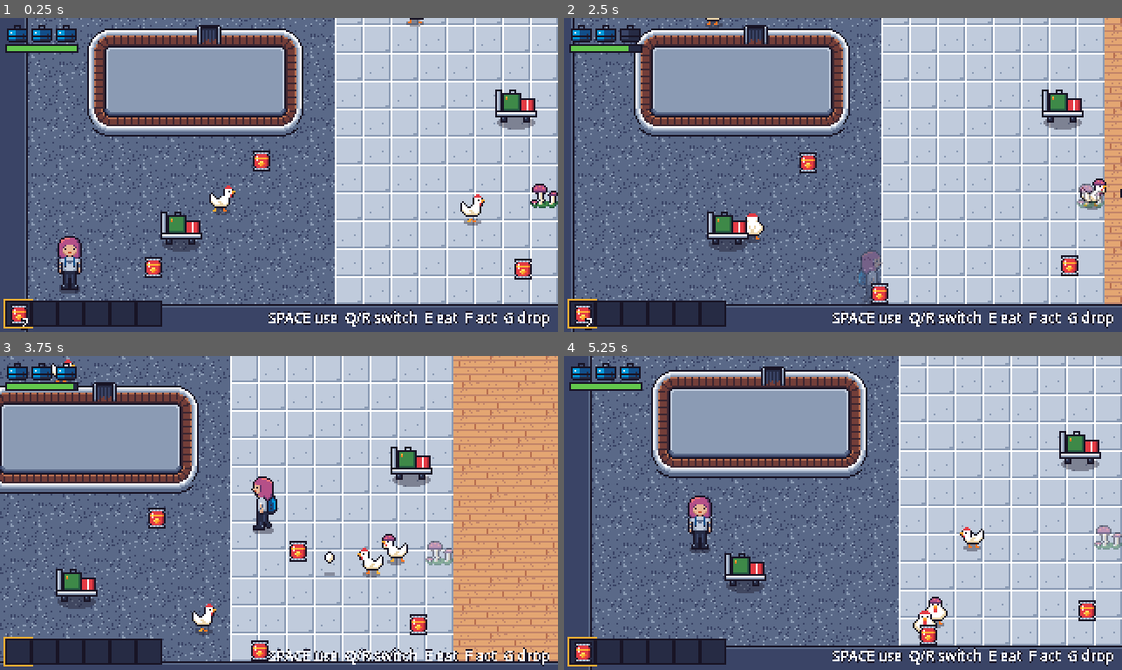
Above: before the commit, frames 1-4 (two rows, left to right).
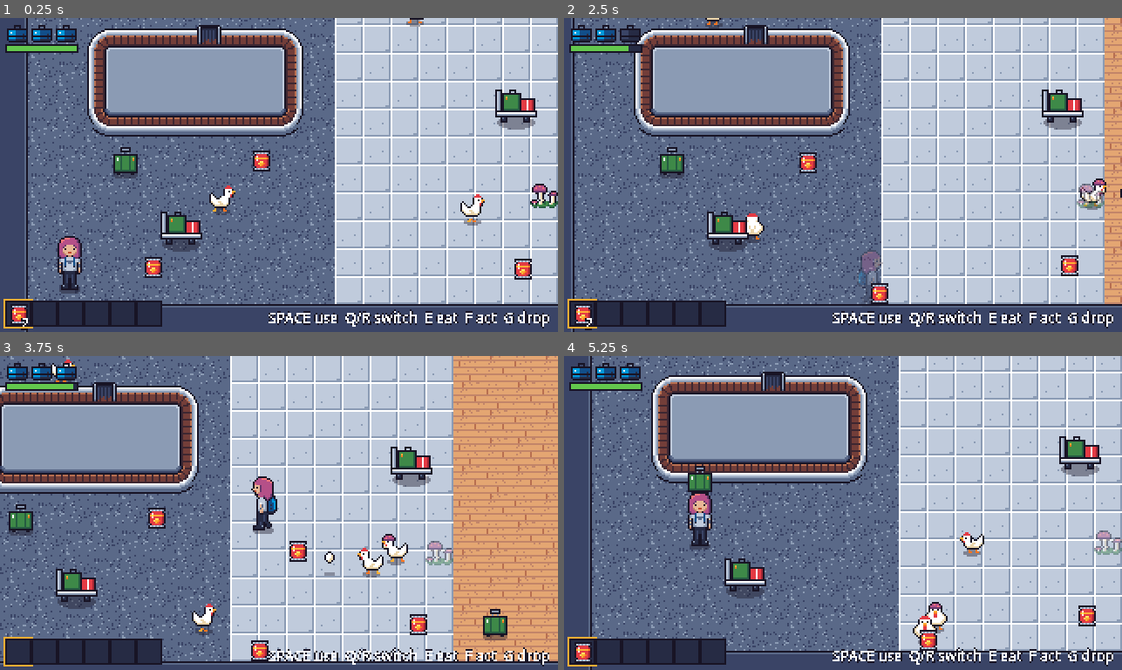
Above: after the commit, the same moments.

Repository: mvdmakesthings/PlanePoultryPanic
Game: Godot game, scene res://scenes/levels/prototype_room.tscn
Same seed, same stepped clock (60 frames per second), same inputs: the game is played once before the commit and once after it.
Inputs (mouse positions are in pixels of both pictures, inside the frame that each line leads up to):
- Up to frame 1 (0.25 s): no input
- Up to frame 2 (2.5 s): move the mouse to (965, 159) at 0.52 s; hold D (move_right) 0.53-1.28 s; hold E (eat_snack) 0.53-1.28 s; click (965, 159) at 0.67 s; tap F (interact) at 0.8, 1.35 s; move the mouse to (731, 190) at 1.27 s; hold S (move_down) 1.28-2.03 s; tap Shift (run) at 1.55 s; move the mouse to (898, 105) at 2.02 s; hold D (move_right) from 2.03 s (still down); hold Shift (run) from 2.03 s (still down); tap Space (use_item) at 2.3 s
- Up to frame 3 (3.75 s): move the mouse to (251, 575) at 2.77 s; release D (move_right) at 2.78 s; release Shift (run) at 2.78 s; hold W (move_up) 2.78-3.53 s; tap Space (use_item) at 2.85 s; click (251, 575) at 2.92 s; tap E (eat_snack) at 3.05 s; move the mouse to (446, 560) at 3.52 s; hold A (move_left) from 3.53 s (still down); hold G (drop_item) from 3.53 s (still down)
- Up to frame 4 (5.25 s): tap F (interact) at 3.8 s; move the mouse to (675, 465) at 4.27 s; release G (drop_item) at 4.28 s; tap E (eat_snack) at 4.35 s; tap Shift (run) at 4.55 s; move the mouse to (870, 513) at 5.02 s; release A (move_left) at 5.03 s; hold S (move_down) from 5.03 s (still down); hold F (interact) from 5.03 s (still down); click (870, 513) at 5.17 s

The runs differ from the first frame. In frame 1, 0.4% of the frame differs, in the area x 20-25%, y 41-52%; in frame 2, 0.4%; in frame 3, 0.7%; in frame 4, 27%, in the area x 5-100%, y 0-95%.

Commit message:
Let the player carry and throw rolling suitcases
F lifts a suitcase overhead and Space throws it about 5 tiles the way
the player faces; F sets it back down. A chicken hit by a fast-moving
suitcase is defeated and the suitcase bursts. A miss can be lifted
again. Carrying slows the player, blocks running, items, and hiding,
and a hit knocks the suitcase out of their hands. Two suitcases are
placed in the prototype room, with smoke tests for each rule.

Diff:
--- a/game/scenes/levels/prototype_room.tscn
+++ b/game/scenes/levels/prototype_room.tscn
@@ -10,6 +10,7 @@
 [ext_resource type="PackedScene" path="res://scenes/objects/gate_door.tscn" id="8_gate"]
 [ext_resource type="PackedScene" path="res://scenes/objects/extinguisher_cabinet.tscn" id="9_cabinet"]
 [ext_resource type="PackedScene" path="res://scenes/objects/hiding_spot.tscn" id="10_closet"]
+[ext_resource type="PackedScene" path="res://scenes/objects/suitcase.tscn" id="11_suitcase"]
 
 [node name="PrototypeRoom" type="Node2D"]
 script = ExtResource("1_room")
@@ -90,6 +91,12 @@
 [node name="Cart3" parent="Entities" instance=ExtResource("7_cart")]
 position = Vector2(400, 150)
 
+[node name="Suitcase1" parent="Entities" instance=ExtResource("11_suitcase")]
+position = Vector2(72, 230)
+
+[node name="Suitcase2" parent="Entities" instance=ExtResource("11_suitcase")]
+position = Vector2(344, 290)
+
 [node name="UI" type="CanvasLayer" parent="."]
 
 [node name="HUD" parent="UI" instance=ExtResource("5_hud")]
--- /dev/null
+++ b/game/scenes/objects/suitcase.tscn
@@ -0,0 +1,24 @@
+[gd_scene format=3]
+
+[ext_resource type="Script" path="res://scripts/objects/suitcase.gd" id="1_suitcase"]
+[ext_resource type="Texture2D" path="res://assets/sprites/suitcase.png" id="2_texture"]
+
+[sub_resource type="RectangleShape2D" id="RectangleShape2D_hit"]
+size = Vector2(16, 12)
+
+[node name="Suitcase" type="Node2D"]
+script = ExtResource("1_suitcase")
+
+[node name="Sprite2D" type="Sprite2D" parent="."]
+position = Vector2(0, -8)
+texture = ExtResource("2_texture")
+hframes = 2
+
+[node name="Hitbox" type="Area2D" parent="."]
+collision_layer = 0
+collision_mask = 4
+monitorable = false
+
+[node name="CollisionShape2D" type="CollisionShape2D" parent="Hitbox"]
+position = Vector2(0, -4)
+shape = SubResource("RectangleShape2D_hit")
--- a/game/scripts/characters/player.gd
+++ b/game/scripts/characters/player.gd
@@ -3,7 +3,8 @@
 ## The stranded passenger: 8-directional movement, stamina-limited running,
 ## luggage-icon health with invincibility frames, and a six-slot inventory.
 ## Space uses the selected item (throw a snack, spray the extinguisher), Q
-## and R switch slots, E eats a snack, and G drops the selected item.
+## and R switch slots, E eats a snack, and G drops the selected item. While
+## carrying a suitcase overhead, Space throws it and F puts it down.
 
 ## Health is counted in quarter suitcases (see SUITCASE).
 signal health_changed(current: int, maximum: int)
@@ -29,6 +30,8 @@
 
 @export var walk_speed := 100.0
 @export var run_speed := 150.0
+## Walking speed while carrying a suitcase; running isn't possible then.
+@export var carry_speed := 75.0
 ## Health in suitcases, as shown on the HUD.
 @export var suitcases := 3
 @export var max_stamina := 100.0
@@ -61,6 +64,8 @@
 ## The closest thing Interact would use right now, or null. Only this one
 ## shows its prompt, so overlapping prompts never stack up.
 var interact_target: Node2D = null
+## The suitcase held overhead, or null.
+var carrying: Suitcase = null
 ## The closet the player is hiding in, or null.
 var hidden_in: HidingSpot = null
 var is_hidden: bool:
@@ -101,15 +106,18 @@
 	if input != Vector2.ZERO:
 		facing = input.normalized()
 
-	var running := Input.is_action_pressed("run") and input != Vector2.ZERO and not _exhausted
+	var running := Input.is_action_pressed("run") and input != Vector2.ZERO and not _exhausted \
+		and carrying == null
 	_update_stamina(running, delta)
 
 	_knockback = _knockback.move_toward(Vector2.ZERO, knockback_decay * delta)
-	velocity = input * (run_speed if running else walk_speed) + _knockback
+	var speed := carry_speed if carrying else run_speed if running else walk_speed
+	velocity = input * speed + _knockback
 	velocity += Carousel.push_for(get_tree(), global_position)
 	move_and_slide()
 
-	interact_target = _nearest_interactable()
+	# Both hands are full while carrying, so nothing else can be used.
+	interact_target = null if carrying else _nearest_interactable()
 	_update_animation(input, running)
 	_update_invincibility(delta)
 
@@ -120,6 +128,12 @@
 	if is_hidden:
 		if event.is_action_pressed("interact"):
 			interact()
+		return
+	if carrying:
+		if event.is_action_pressed("use_item"):
+			throw_suitcase()
+		elif event.is_action_pressed("interact"):
+			put_down_suitcase()
 		return
 	if event.is_action_pressed("use_item"):
 		use_item()
@@ -142,6 +156,7 @@
 	health = maxi(health - amount, 0)
 	health_changed.emit(health, max_health)
 	_knockback = (global_position - from_position).normalized() * knockback_strength
+	put_down_suitcase()
 	if health == 0:
 		_die()
 	else:
@@ -231,6 +246,28 @@
 	return aim
 
 
+## Lifts a suitcase overhead with both hands.
+func carry(suitcase: Suitcase) -> void:
+	carrying = suitcase
+	suitcase.lift(self)
+
+
+## Throws the carried suitcase the way the player is facing.
+func throw_suitcase() -> void:
+	if carrying == null:
+		return
+	carrying.throw(facing)
+	carrying = null
+
+
+## Sets the carried suitcase down at the player's feet, if holding one.
+func put_down_suitcase() -> void:
+	if carrying == null:
+		return
+	carrying.put_down()
+	carrying = null
+
+
 ## Drops the whole selected slot on the floor just ahead, to make room.
 func drop_item() -> void:
 	var slot := inventory.remove_selected()
@@ -305,7 +342,7 @@
 	var direction := SpriteSheets.direction_name(facing)
 	var animation := "walk" if input != Vector2.ZERO else "idle"
 	# Carry the extinguisher in hand while it's the selected item.
-	if inventory.selected_item() == "extinguisher":
+	if inventory.selected_item() == "extinguisher" and carrying == null:
 		animation += "_ext"
 	animation += "_" + direction
 	if _sprite.animation != animation:
--- /dev/null
+++ b/game/scripts/objects/suitcase.gd
@@ -0,0 +1,163 @@
+class_name Suitcase
+extends Node2D
+## An abandoned rolling suitcase. The player picks it up with Interact and
+## carries it overhead, then throws it with Use. A chicken it hits while
+## it's still moving fast is defeated, and the suitcase bursts open and is
+## gone. A throw that misses lands and can be picked up again.
+
+enum State { LYING, CARRIED, FLYING, BURST }
+
+const WORLD_LAYER := 1
+const SHADOW_COLOR := Color(0.094, 0.078, 0.145, 0.4)
+## How high above the player's feet the suitcase sits while carried.
+const CARRY_HEIGHT := 30.0
+## How long the burst-open frame stays before the suitcase is gone.
+const BURST_TIME := 0.6
+
+@export var throw_speed := 200.0
+@export var friction := 900.0
+## Below this speed the suitcase is too slow to hurt a chicken.
+@export var lethal_speed := 60.0
+## Seconds from leaving the player's hands to touching the floor.
+@export var air_time := 0.3
+## Extra height at the top of the throw's arc, in pixels.
+@export var arc_height := 8.0
+## How close the player must be to pick it up.
+@export var reach := 16.0
+
+var state := State.LYING
+
+var _carrier: Player = null
+var _velocity := Vector2.ZERO
+var _flight := 0.0
+var _burst_left := 0.0
+var _show_prompt := false
+
+@onready var _sprite: Sprite2D = $Sprite2D
+@onready var _hitbox: Area2D = $Hitbox
+
+
+func _ready() -> void:
+	add_to_group("interactables")
+
+
+func _physics_process(delta: float) -> void:
+	match state:
+		State.LYING:
+			var near := _carrier_candidate() != null
+			if near != _show_prompt:
+				_show_prompt = near
+				queue_redraw()
+		State.CARRIED:
+			global_position = _carrier.global_position
+		State.FLYING:
+			_fly(delta)
+		State.BURST:
+			_burst_left -= delta
+			modulate.a = clampf(_burst_left / 0.2, 0.0, 1.0)
+			if _burst_left <= 0.0:
+				queue_free()
+
+
+func can_interact(player: Player) -> bool:
+	return state == State.LYING and player.carrying == null \
+		and global_position.distance_to(player.global_position) <= reach
+
+
+func interact(player: Player) -> void:
+	player.carry(self)
+
+
+## Lifted overhead by the player; follows them until thrown or put down.
+func lift(player: Player) -> void:
+	state = State.CARRIED
+	_carrier = player
+	global_position = player.global_position
+	z_index = 1
+	_set_height(CARRY_HEIGHT)
+	_show_prompt = false
+	queue_redraw()
+
+
+## Thrown along direction from the carrier's hands.
+func throw(direction: Vector2) -> void:
+	state = State.FLYING
+	global_position = _carrier.global_position
+	_carrier = null
+	_velocity = direction.normalized() * throw_speed
+	_flight = 0.0
+	queue_redraw()
+
+
+## Set down at the carrier's feet.
+func put_down() -> void:
+	state = State.LYING
+	_carrier = null
+	z_index = 0
+	_set_height(0.0)
+	queue_redraw()
+
+
+func _fly(delta: float) -> void:
+	_flight += delta
+	var k := minf(_flight / air_time, 1.0)
+	_set_height(lerpf(CARRY_HEIGHT, 0.0, k) + arc_height * 4.0 * k * (1.0 - k))
+
+	if _velocity.length() >= lethal_speed:
+		for body in _hitbox.get_overlapping_bodies():
+			if body is Chicken:
+				(body as Chicken).defeat()
+				_burst()
+				return
+
+	# Raycast each step so it stops at walls and furniture instead of
+	# passing into them, like a thrown snack.
+	var step := _velocity * delta
+	var query := PhysicsRayQueryParameters2D.create(global_position, global_position + step, WORLD_LAYER)
+	var hit := get_world_2d().direct_space_state.intersect_ray(query)
+	if not hit.is_empty():
+		global_position = hit.position - _velocity.normalized() * 4.0
+		_velocity = Vector2.ZERO
+	else:
+		position += step
+		# Only slows down once it's skidding along the floor.
+		if k >= 1.0:
+			_velocity = _velocity.move_toward(Vector2.ZERO, friction * delta)
+	if _velocity == Vector2.ZERO:
+		_land()
+	queue_redraw()
+
+
+func _land() -> void:
+	state = State.LYING
+	z_index = 0
+	_set_height(0.0)
+
+
+func _burst() -> void:
+	state = State.BURST
+	_sprite.frame = 1
+	_set_height(0.0)
+	_burst_left = BURST_TIME
+	queue_redraw()
+
+
+func _set_height(height: float) -> void:
+	_sprite.position.y = -8.0 - height
+
+
+func _carrier_candidate() -> Player:
+	var player := get_tree().get_first_node_in_group("player") as Player
+	if player != null and player.interact_target == self:
+		return player
+	return null
+
+
+func _draw() -> void:
+	if state == State.CARRIED or state == State.BURST:
+		return
+	draw_set_transform(Vector2.ZERO, 0.0, Vector2(1.0, 0.35))
+	draw_circle(Vector2.ZERO, 7.0, SHADOW_COLOR)
+	draw_set_transform(Vector2.ZERO)
+	if _show_prompt:
+		InteractPrompt.draw(self, 0.0, -20.0, "F lift")
--- a/game/tests/prototype_smoke.gd
+++ b/game/tests/prototype_smoke.gd
@@ -100,6 +100,7 @@
 	await _carousel_tests()
 	await _cart_tests()
 	await _cornered_cart_test()
+	await _suitcase_tests()
 	await _gate_test()
 	await _extinguisher_tests()
 	await _recoil_test()
@@ -259,6 +260,65 @@
 	player.global_position = lure.global_position
 	await _wait(0.2)
 	_check(player.snacks == count and not is_instance_valid(lure), "walking over a thrown snack picks it back up")
+	setup[0].queue_free()
+
+
+## Suitcases: lift one with Interact, throw it with Use, and it defeats the
+## chicken it hits and bursts. A miss can be picked up again.
+func _suitcase_tests() -> void:
+	var setup := await _fresh_room(Vector2(215, 262), Vector2(150, 262))
+	var chicken: Chicken = setup[1]
+	var player: Player = setup[2]
+	chicken.state = Chicken.State.EATING
+	chicken._timer = 5.0
+	var defeated := [false]
+	chicken.defeated.connect(func() -> void: defeated[0] = true)
+	var suitcase: Suitcase = preload("res://scenes/objects/suitcase.tscn").instantiate()
+	suitcase.position = Vector2(158, 262)
+	setup[0].get_node("Entities").add_child(suitcase)
+	await get_tree().physics_frame
+	await get_tree().physics_frame
+	player.facing = Vector2.RIGHT
+	_tap("interact")
+	await get_tree().physics_frame
+	_check(player.carrying == suitcase, "Interact lifts a nearby suitcase")
+	var snacks := player.snacks
+	_tap("eat_snack")
+	await _hold(["move_left", "run"], 0.3)
+	_check(player.snacks == snacks, "can't eat while carrying a suitcase")
+	_check(player.global_position.x > 150.0 - player.carry_speed * 0.3 - 2.0,
+		"carrying a suitcase blocks running")
+	_check(suitcase.global_position.distance_to(player.global_position) < 1.0, "a carried suitcase moves with the player")
+	player.facing = Vector2.RIGHT
+	_tap("use_item")
+	await _wait(0.8)
+	_check(player.carrying == null, "Use throws the carried suitcase")
+	_check(defeated[0], "a thrown suitcase defeats the chicken it hits")
+	await _wait(0.7)
+	_check(not is_instance_valid(suitcase), "a suitcase that hits a chicken bursts and is gone")
+	setup[0].queue_free()
+
+	# A miss lands and can be lifted again; taking a hit drops it.
+	setup = await _fresh_room(Vector2(440, 120), Vector2(150, 262))
+	setup[1].queue_free()
+	player = setup[2]
+	suitcase = preload("res://scenes/objects/suitcase.tscn").instantiate()
+	setup[0].get_node("Entities").add_child(suitcase)
+	player.carry(suitcase)
+	player.facing = Vector2.RIGHT
+	player.throw_suitcase()
+	await _wait(1.2)
+	print("missed suitcase landed at %s" % suitcase.global_position)
+	_check(suitcase.state == Suitcase.State.LYING and suitcase.global_position.x > 200.0,
+		"a missed throw lands a few tiles away")
+	player.global_position = suitcase.global_position + Vector2(-8, 0)
+	await get_tree().physics_frame
+	_tap("interact")
+	await get_tree().physics_frame
+	_check(player.carrying == suitcase, "a missed suitcase can be lifted again")
+	player.take_damage(1, player.global_position + Vector2.LEFT)
+	_check(player.carrying == null and suitcase.state == Suitcase.State.LYING,
+		"taking a hit drops the carried suitcase")
 	setup[0].queue_free()
 
 
Not shown, added: game/scripts/objects/suitcase.gd.uid
